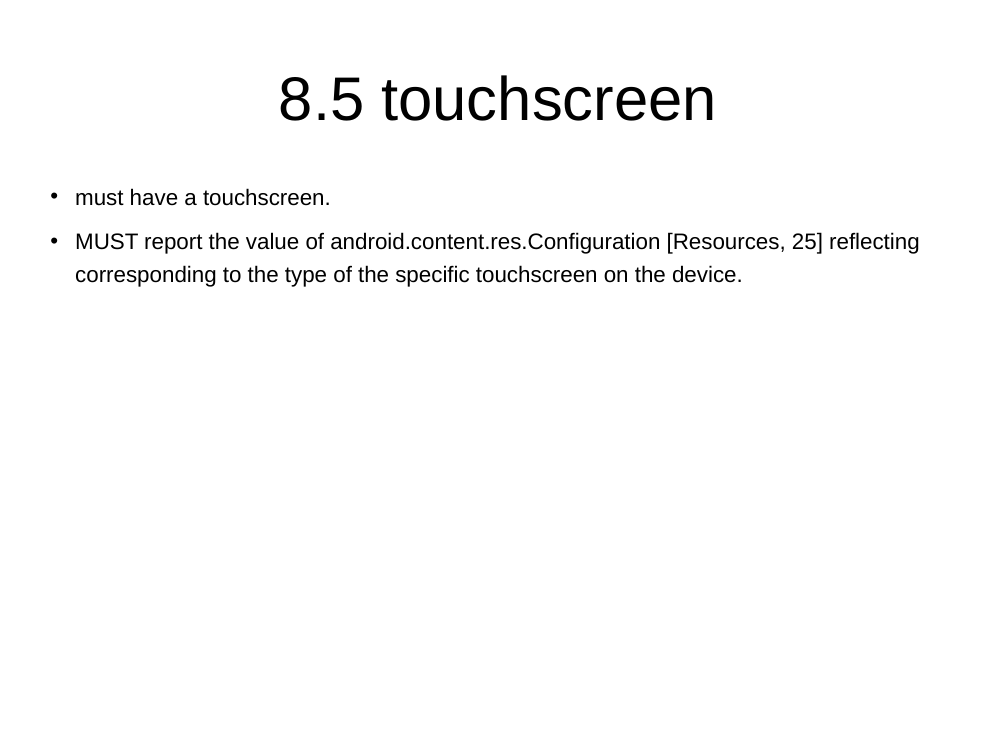
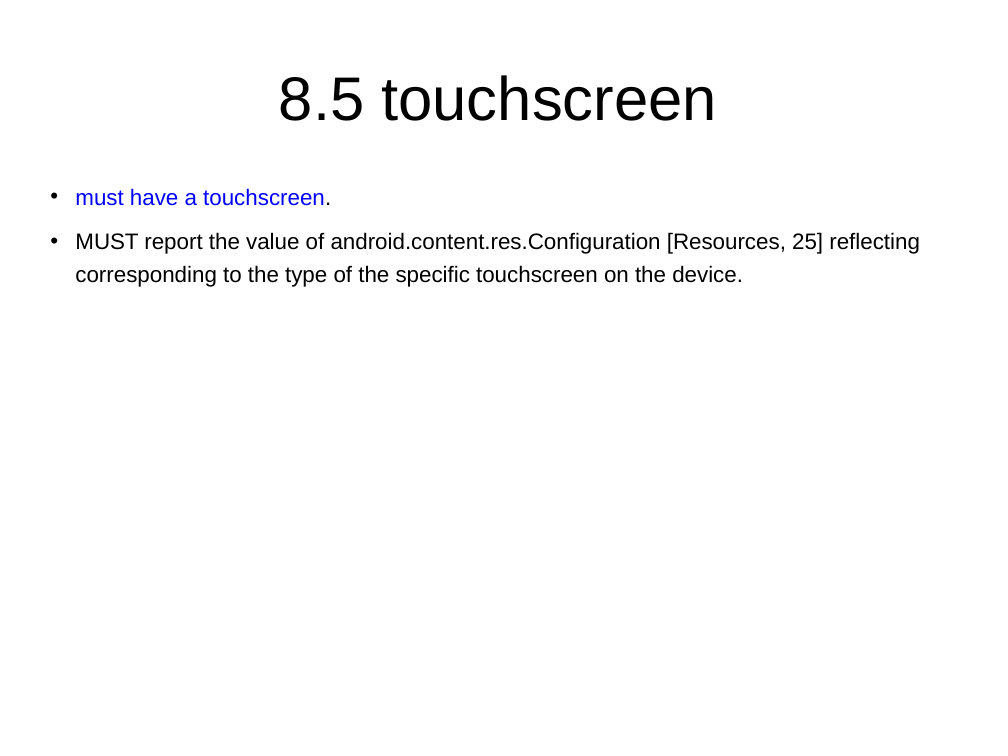
Before and after one commit to widerules/system-information, a slide deck: slide 27 of cts/CDD-digest.ppt. Drawn at 1008x756 pixels with LibreOffice and Linux fonts; fonts in the diff are those of the drawing; background and template pictures are left out. Boxes give left, top, right and bottom in pixels: in the first picture for what was removed or moved away, otherwise in the second. Text is boxed around its words. In the diff, an @@ line names an element or a change of style, - is before the commit and + after.

```diff
--- a/cts/CDD-digest.ppt
+++ b/cts/CDD-digest.ppt
@@ text "must have a touchscreen." at bbox=[75, 188, 920, 287]: text colour #000000 to #0000FF in "must have a touchscreen." @@
```
Also in this commit, not shown: 22 other slides changed.
